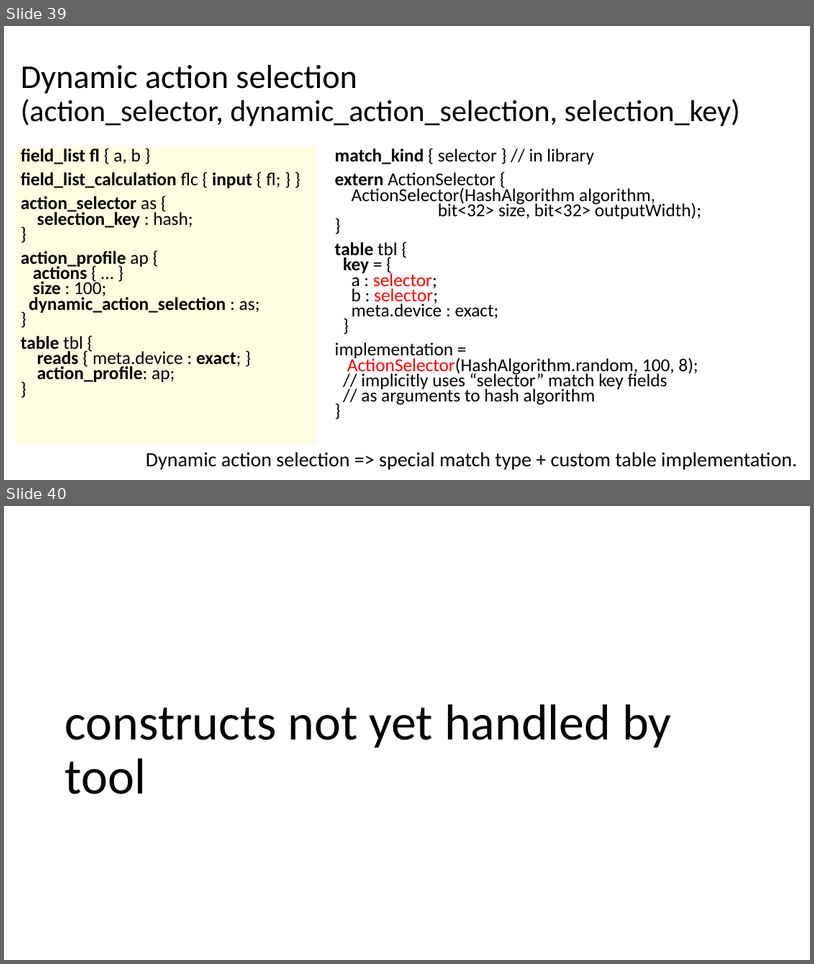
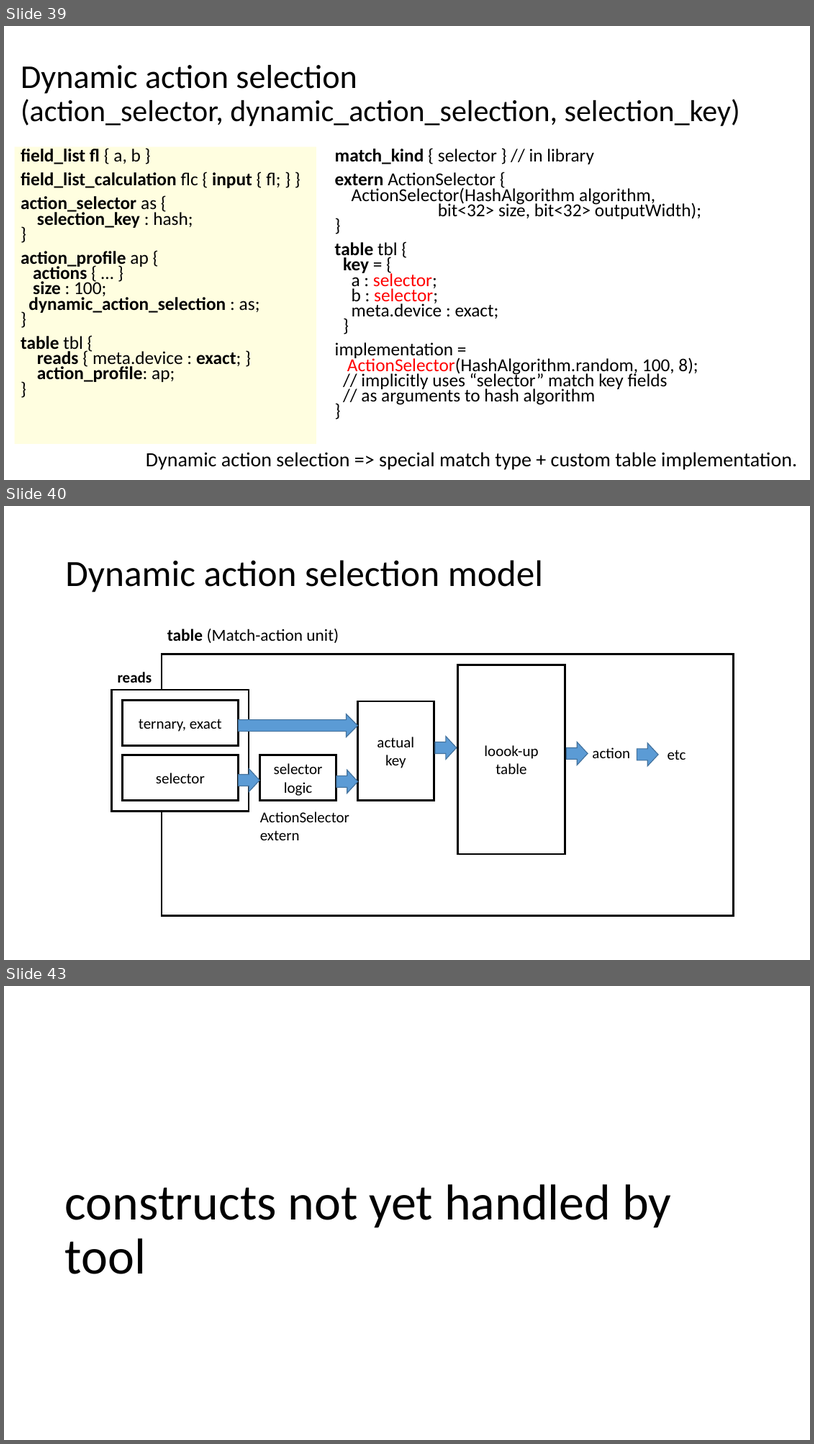
Before and after one commit to p4lang/p4c, a slide deck: docs/migration-guide.pptx. Shown one above the other, each under a label of ours: slides 39 and 40 before the commit, slides 39, 40 and 43 after it; the slides between them are not shown. The pictures are 814x964 and 814x1444 pixels, drawn with LibreOffice and Linux fonts; fonts in the diff are those of the drawing. Boxes give left, top, right and bottom in pixels: in the first picture for what was removed or moved away, otherwise in the second. Text is boxed around its words. In the diff, an @@ line names an element or a change of style, - is before the commit and + after.

```diff
--- a/docs/migration-guide.pptx
+++ b/docs/migration-guide.pptx
@@ slide 40 added at (4, 506, 810, 960), background #FFFFFF @@
@@ title added at (65, 560, 543, 592), 44 pt, text #000000 @@
+Dynamic action selection model
@@ text added at (167, 628, 339, 643), 20 pt, text #000000 @@
+table (Match-action unit)
@@ rectangle added at (162, 654, 734, 916), outline #000000 2.25 pt @@
@@ text added at (118, 672, 152, 682), 18 pt, text #000000, bold @@
+reads
@@ rectangle added at (458, 664, 566, 854), outline #000000 2.25 pt, 18 pt, text #000000 @@
+loook-up
+table
@@ rectangle added at (112, 690, 249, 811), fill #FFFFFF, outline #000000 2.25 pt @@
@@ rectangle added at (123, 700, 239, 746), outline #000000 2.25 pt, 18 pt, text #000000 @@
+ternary, exact
@@ right arrow added at (238, 714, 358, 737), fill #5B9BD5, outline #43739E 1 pt @@
@@ rectangle added at (358, 701, 434, 800), outline #000000 2.25 pt, 18 pt, text #000000 @@
+actual
+key
@@ right arrow added at (435, 736, 456, 759), fill #5B9BD5, outline #43739E 1 pt @@
@@ right arrow added at (566, 742, 588, 765), fill #5B9BD5, outline #43739E 1 pt @@
@@ right arrow added at (638, 743, 658, 766), fill #5B9BD5, outline #43739E 1 pt @@
@@ rectangle added at (123, 755, 239, 800), outline #000000 2.25 pt, 18 pt, text #000000 @@
+selector
@@ rectangle added at (260, 755, 336, 800), outline #000000 2.25 pt, 18 pt, text #000000 @@
+selector
+logic
@@ text added at (592, 747, 630, 758), 18 pt, text #000000 @@
+action
@@ text added at (668, 749, 687, 759), 18 pt, text #000000 @@
+etc
@@ right arrow added at (238, 769, 260, 792), fill #5B9BD5, outline #43739E 1 pt @@
@@ right arrow added at (337, 770, 358, 793), fill #5B9BD5, outline #43739E 1 pt @@
@@ text added at (260, 811, 350, 840), 18 pt, text #000000 @@
+ActionSelector
+extern
@@ what was slide 40 is now slide 43 @@
```
Also in this commit, not shown: 1 slide changed, 1 other slide added, 1 slide removed.
